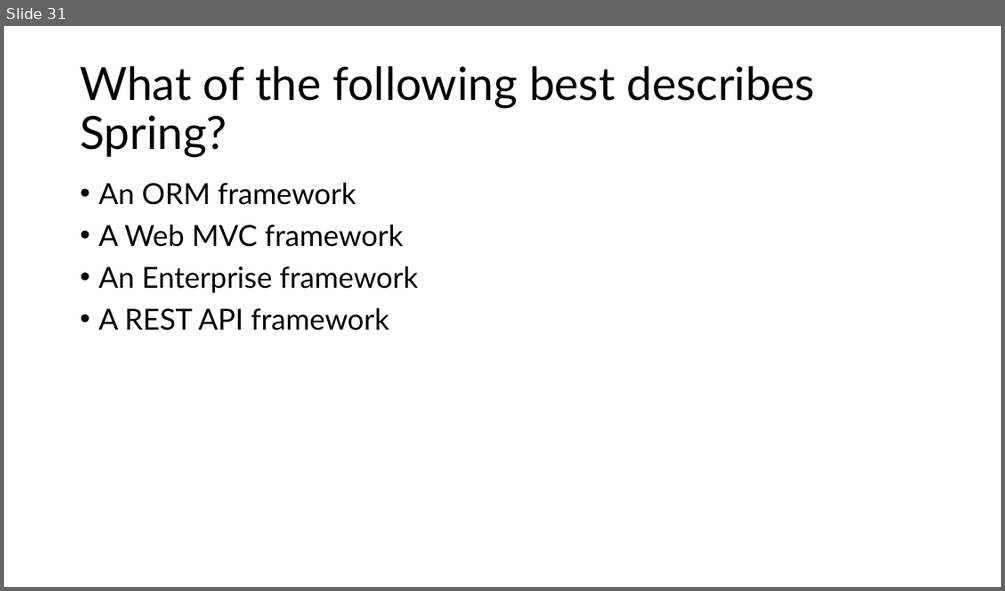
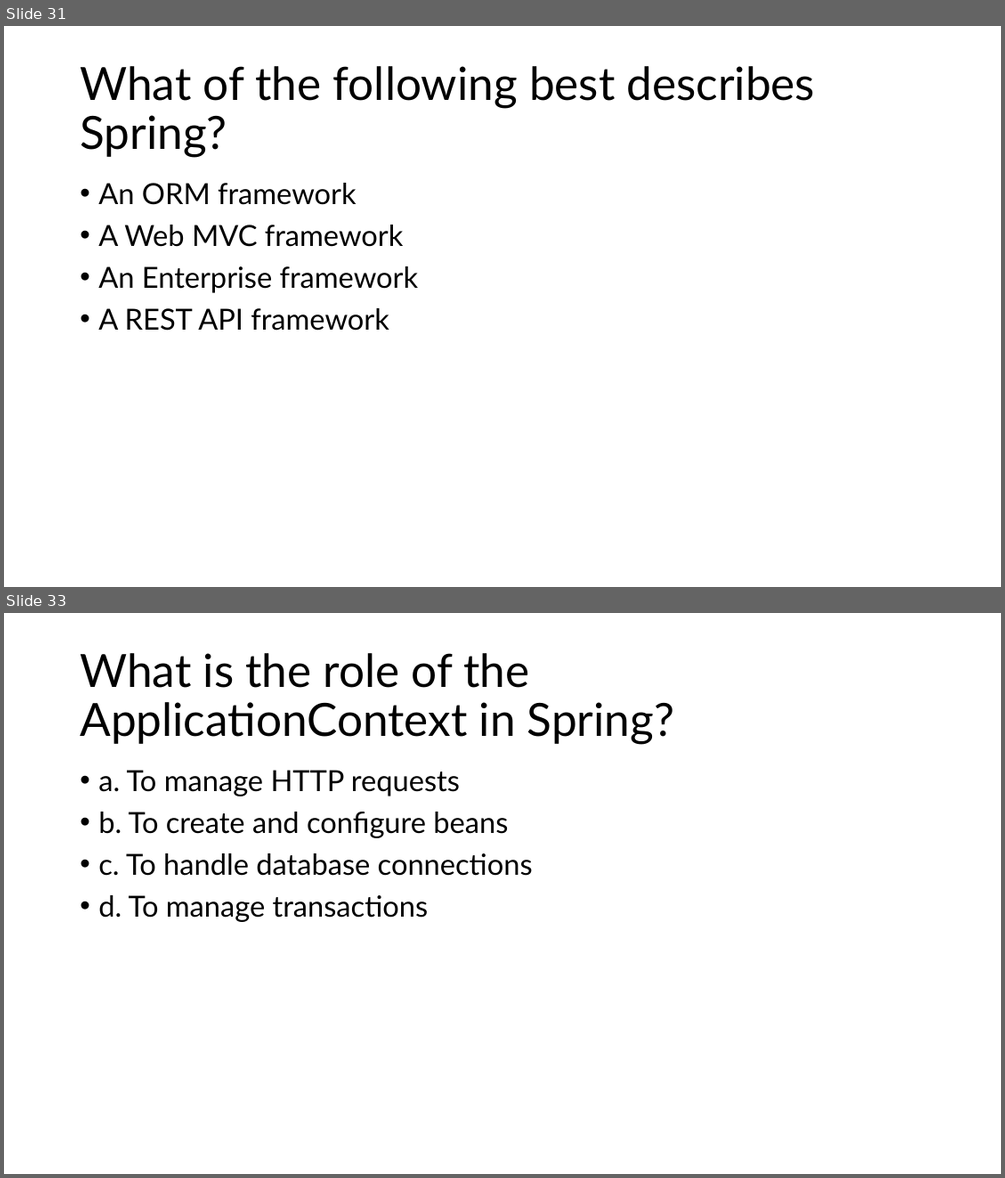
Before and after one commit to aniljos/FS-May-2024, a slide deck: Presentation/MCQ's.pptx. Shown one above the other, each under a label of ours: slide 31 before the commit, slides 31 and 33 after it; the slides between them are not shown. The pictures are 1005x591 and 1005x1178 pixels, drawn with LibreOffice and Linux fonts; fonts in the diff are those of the drawing. Boxes give left, top, right and bottom in pixels: in the first picture for what was removed or moved away, otherwise in the second. Text is boxed around its words. In the diff, an @@ line names an element or a change of style, - is before the commit and + after.

```diff
--- a/Presentation/MCQ's.pptx
+++ b/Presentation/MCQ's.pptx
@@ slide 33 added at <box>4,613,1001,1174</box>, background #FFFFFF @@
@@ title added at <box>80,653,674,745</box>, 44 pt, text #000000 @@
+What is the role of the ApplicationContext in Spring?
@@ text added at <box>98,770,533,922</box>, 28 pt, text #000000 @@
+• a. To manage HTTP requests
+• b. To create and configure beans
+• c. To handle database connections
+• d. To manage transactions
```
Also in this commit, not shown: 12 other slides added, 1 other file.
